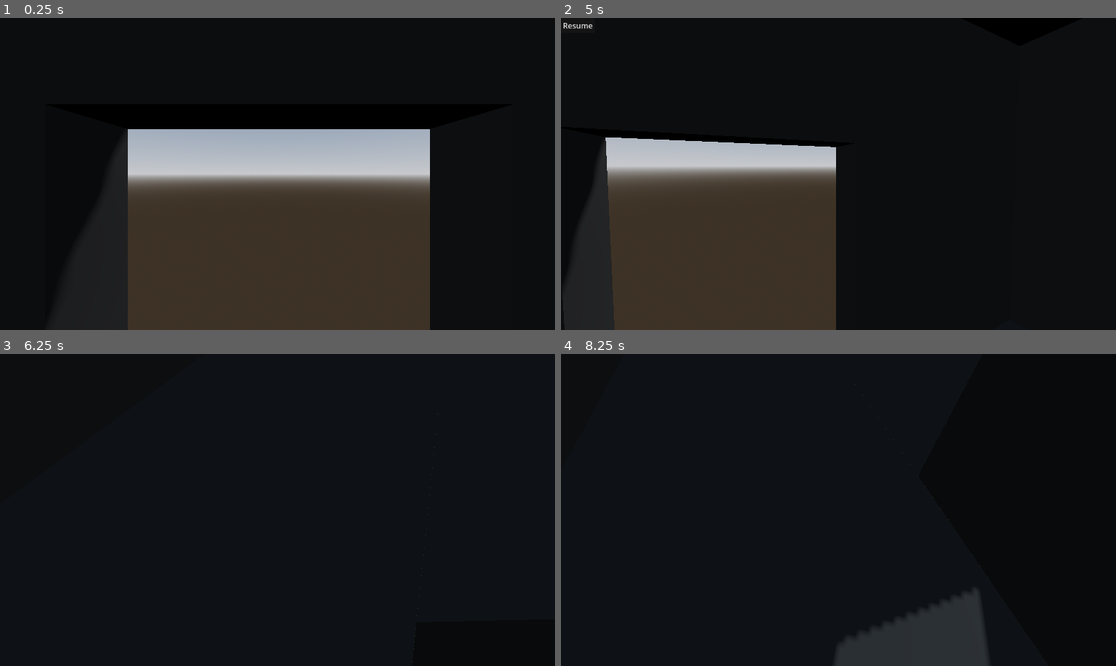
Above: before the commit, frames 1-4 (two rows, left to right).
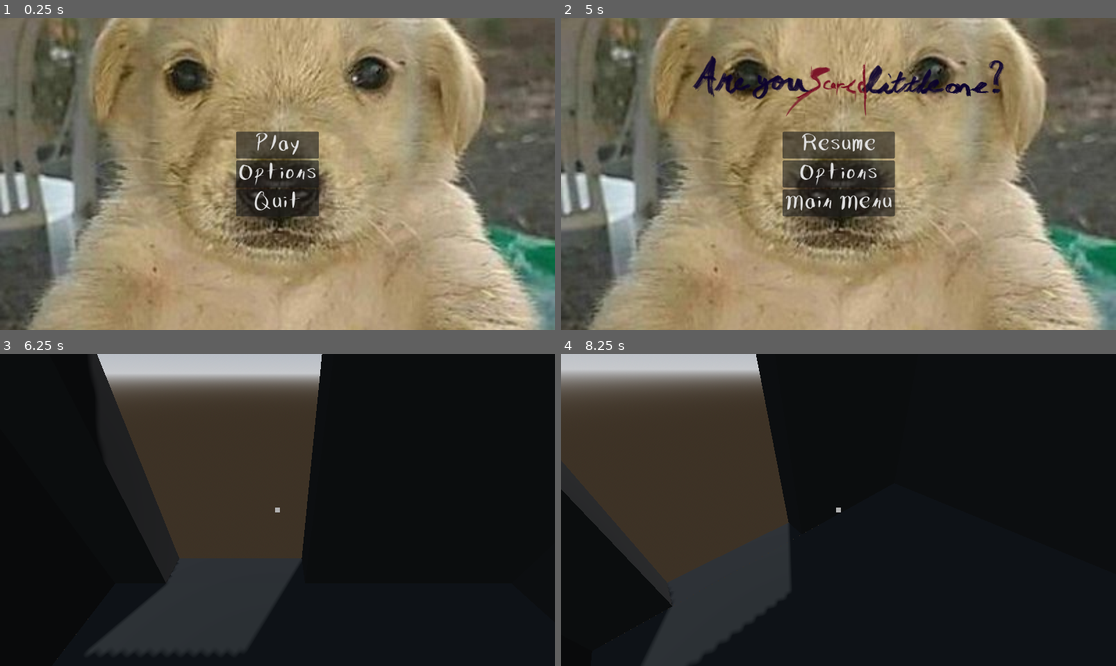
Above: after the commit, the same moments.

Repository: AdkinsC0211/SSU-Jam-24
Game: Godot game, scene res://scenes/main.tscn
Same seed, same stepped clock (60 frames per second), same inputs: the game is played once before the commit and once after it. The project has no main scene, so this scene is started directly.
Inputs (mouse positions are in pixels of both pictures, inside the frame that each line leads up to):
- Up to frame 1 (0.25 s): no input
- Up to frame 2 (5 s): click (838, 145) at 0.5 s, where only the run after the commit has a clickable "Play"; tap Enter at 1.25 s; move the mouse to (866, 174) at 1.27 s; tap A (A) at 1.35, 3.8, 4.35 s; tap D (D) at 1.55, 2.1, 4.55 s; move the mouse to (810, 174) at 2.02 s; tap E (E) at 2.3, 2.85 s; move the mouse to (849, 167) at 2.77 s; tap S (S) at 3.05, 3.6 s; move the mouse to (832, 180) at 3.52 s; move the mouse to (877, 177) at 4.27 s; tap Escape (ui_cancel) at 4.9 s
- Up to frame 3 (6.25 s): click "Resume" at 5 s; move the mouse to (233, 506) at 5.77 s; tap D (D) at 5.85 s; tap E (E) at 6.05 s
- Up to frame 4 (8.25 s): move the mouse to (844, 510) at 6.52 s; tap E (E) at 6.6 s; tap S (S) at 6.8, 8.1 s; move the mouse to (816, 503) at 7.27 s; tap F (F) at 7.35 s; tap A (A) at 7.55 s; move the mouse to (866, 510) at 8.02 s

The runs differ from the first frame. In frame 1, 99% of the frame differs, in the area x 0-100%, y 0-100%; in frame 2, 98%; in frame 3, 28%; in frame 4, 34%.

Commit message:
Adding ui corrections

Diff:
--- a/scenes/menus.tscn
+++ b/scenes/menus.tscn
@@ -7,6 +7,7 @@
 
 [node name="MenuRoot" type="Control"]
 process_mode = 2
+z_index = 1
 layout_mode = 3
 anchors_preset = 15
 anchor_right = 1.0
--- a/scenes/player.tscn
+++ b/scenes/player.tscn
@@ -1,9 +1,10 @@
-[gd_scene load_steps=8 format=3 uid="uid://brkxffodp8drd"]
+[gd_scene load_steps=9 format=3 uid="uid://brkxffodp8drd"]
 
 [ext_resource type="Script" path="res://scripts/player_control.gd" id="1_ar4gw"]
 [ext_resource type="PackedScene" uid="uid://bh3gr6e4uk5y1" path="res://scenes/tasks/task_list.tscn" id="2_8o5o2"]
 [ext_resource type="Script" path="res://scripts/pause_menu.gd" id="2_clpwj"]
 [ext_resource type="PackedScene" uid="uid://c725emdf400vl" path="res://scenes/ambient_sounds.tscn" id="2_fjmwk"]
+[ext_resource type="PackedScene" uid="uid://dh5ib2ovyhgg1" path="res://scenes/menus.tscn" id="3_yppsh"]
 
 [sub_resource type="CapsuleMesh" id="CapsuleMesh_t7ue4"]
 radius = 0.25
@@ -57,6 +58,8 @@
 
 [node name="AmbientSounds" parent="Neck" instance=ExtResource("2_fjmwk")]
 
+[node name="MenuRoot" parent="." instance=ExtResource("3_yppsh")]
+
 [node name="PauseMenu" type="Control" parent="."]
 process_mode = 2
 visible = false
@@ -73,7 +76,6 @@
 text = "Resume"
 
 [node name="Crosshair" type="Control" parent="."]
-visible = false
 layout_mode = 3
 anchors_preset = 8
 anchor_left = 0.5
--- a/scenes/test_world.tscn
+++ b/scenes/test_world.tscn
@@ -1,9 +1,8 @@
-[gd_scene load_steps=17 format=3 uid="uid://ci8bj81omt75j"]
+[gd_scene load_steps=16 format=3 uid="uid://ci8bj81omt75j"]
 
 [ext_resource type="PackedScene" uid="uid://brkxffodp8drd" path="res://scenes/player.tscn" id="1_363oy"]
 [ext_resource type="Script" path="res://scripts/interact_test_object.gd" id="2_s14ch"]
 [ext_resource type="PackedScene" uid="uid://we13p4es2pxs" path="res://scenes/Child.tscn" id="3_ib47n"]
-[ext_resource type="PackedScene" uid="uid://dh5ib2ovyhgg1" path="res://scenes/menus.tscn" id="4_x3oh8"]
 
 [sub_resource type="ProceduralSkyMaterial" id="ProceduralSkyMaterial_mfdvm"]
 
@@ -108,5 +107,3 @@
 [node name="InteractableRigidBody3D" parent="." node_paths=PackedStringArray("player") instance=ExtResource("3_ib47n")]
 transform = Transform3D(1, 0, 0, 0, 1, 0, 0, 0, 1, -13, 2, 16)
 player = NodePath("../CharacterBody3D")
-
-[node name="MenuRoot" parent="." instance=ExtResource("4_x3oh8")]
--- a/scripts/player_control.gd
+++ b/scripts/player_control.gd
@@ -33,8 +33,7 @@
 func _ready() -> void:
 	if not hand:
 		hand = $Neck/Camera3D/Hand
-	Input.set_mouse_mode(Input.MOUSE_MODE_CAPTURED)
-
+	Input.set_mouse_mode(Input.MOUSE_MODE_VISIBLE)
 	#task list starts invisible
 	for task in quest_log.get_children():
 		task.visible = !task.visible
@@ -96,7 +95,7 @@
 func _unhandled_input(event: InputEvent) -> void:
 	if event.is_action_pressed("ui_cancel"):
 		Input.set_mouse_mode(Input.MOUSE_MODE_VISIBLE)
-		$PauseMenu.visible = true
+		$MenuRoot.visible = true
 		get_tree().paused = true
 	if event.is_action_pressed("F") and $Neck/Camera3D/PlaceRaycast.is_colliding():
 		dropItem($Neck/Camera3D/PlaceRaycast.get_collision_point())
